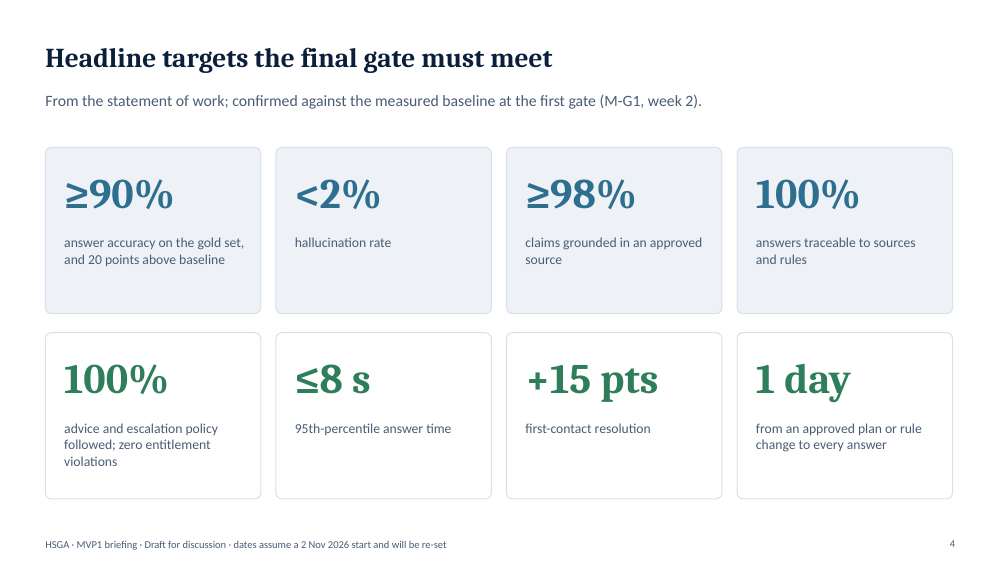
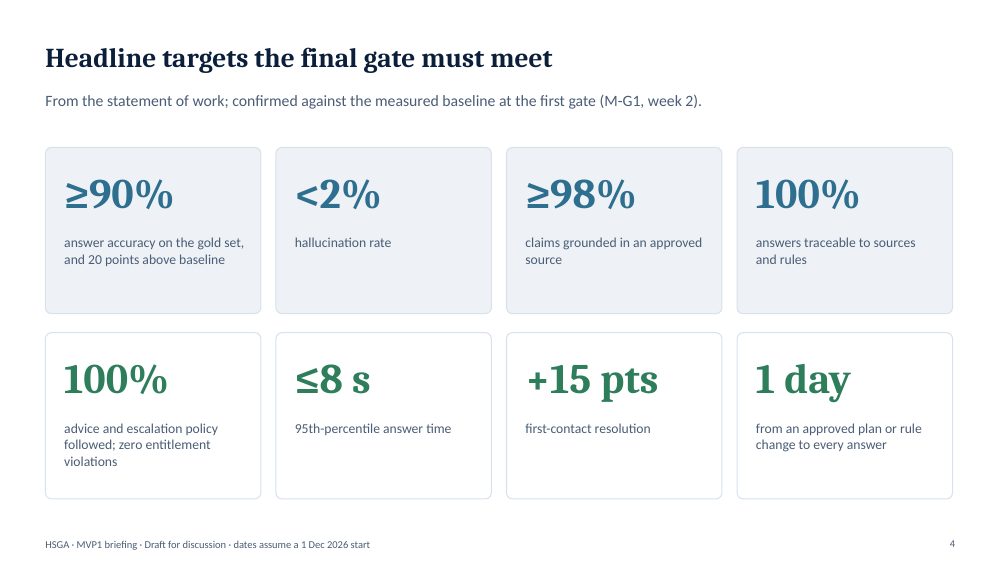
Before and after one commit to jeffw5/Knowledge-Engineering, a slide deck: slide 4 of KE Roadmap/MVP1/HSGA_MVP1_Briefing.pptx. Drawn at 1008x567 pixels with LibreOffice and Linux fonts; fonts in the diff are those of the drawing. Boxes give left, top, right and bottom in pixels: in the first picture for what was removed or moved away, otherwise in the second. Text is boxed around its words. In the diff, an @@ line names an element or a change of style, - is before the commit and + after.

```diff
--- a/KE Roadmap/MVP1/HSGA_MVP1_Briefing.pptx
+++ b/KE Roadmap/MVP1/HSGA_MVP1_Briefing.pptx
@@ text at box(45, 540, 370, 550): text changed @@
-HSGA · MVP1 briefing · Draft for discussion · dates assume a 2 Nov 2026 start and will be re-set
+HSGA · MVP1 briefing · Draft for discussion · dates assume a 1 Dec 2026 start
```
Also in this commit, not shown: 17 other slides changed, 17 other files.
